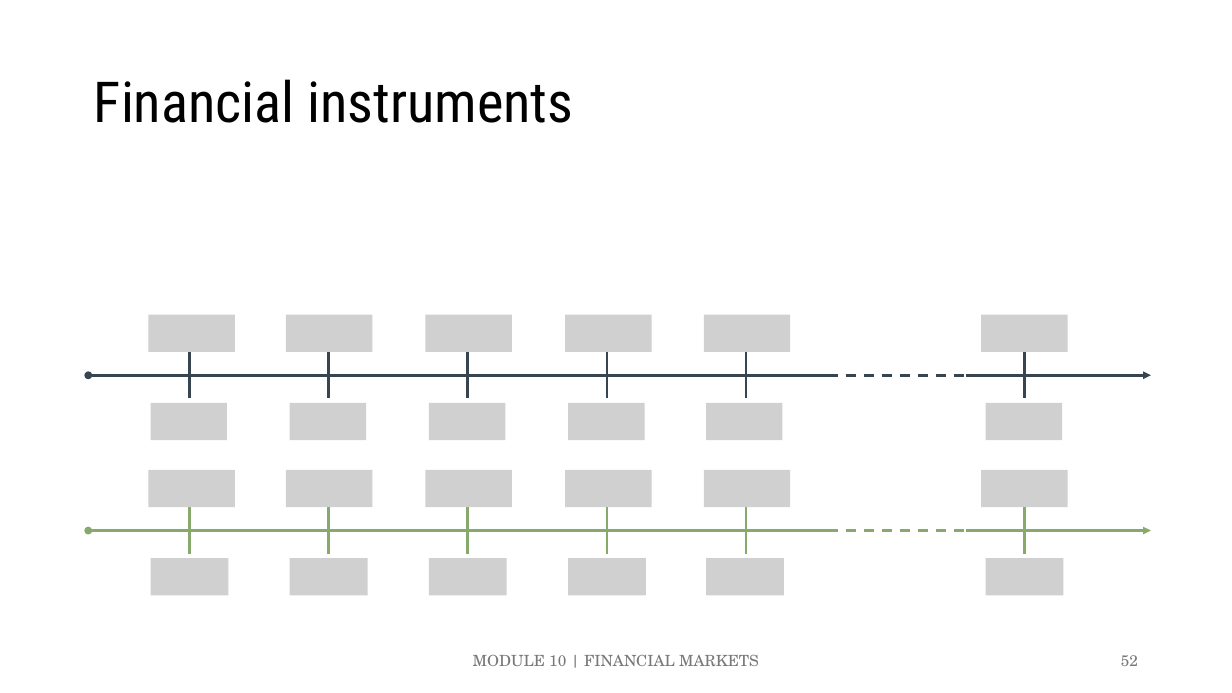
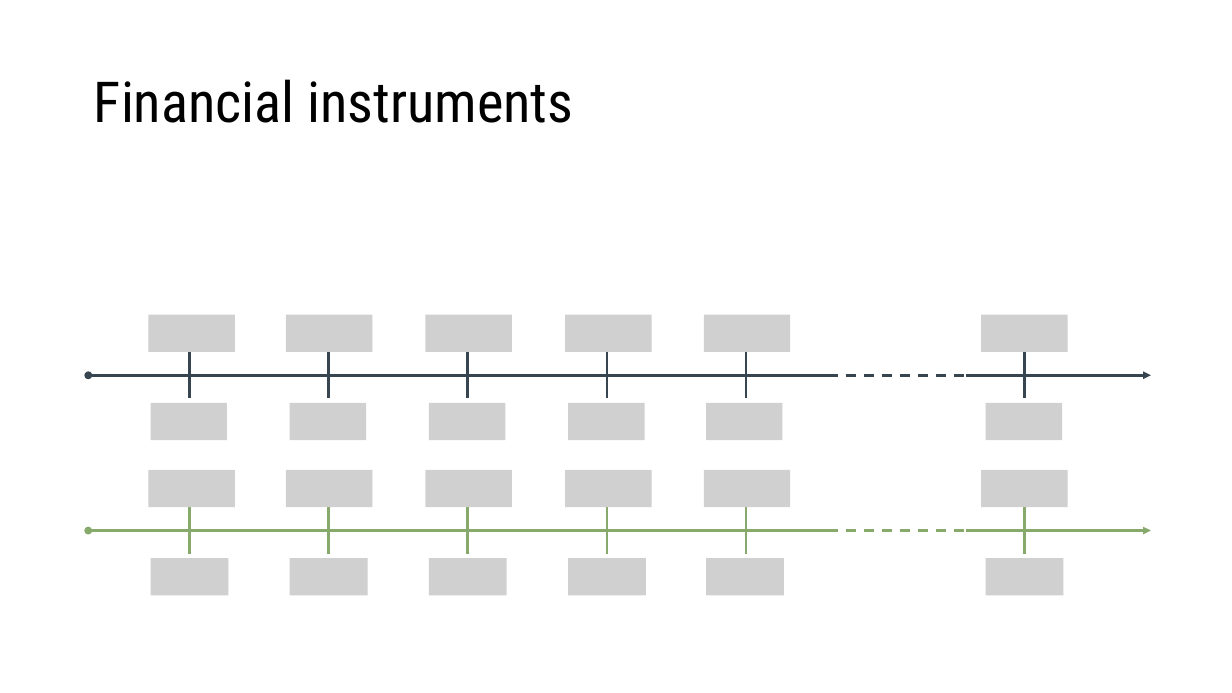
Before and after one commit to ncachanosky/ECON-3320-online, a slide deck: slide 52 of figures/figures.pptx. Drawn at 1232x693 pixels with LibreOffice and Linux fonts; fonts in the diff are those of the drawing; grey boxes stand for pictures. Boxes give left, top, right and bottom in pixels: in the first picture for what was removed or moved away, otherwise in the second. Text is boxed around its words. In the diff, an @@ line names an element or a change of style, - is before the commit and + after.

```diff
--- a/figures/figures.pptx
+++ b/figures/figures.pptx
@@ text removed at (473, 654, 759, 666) @@
-MODULE 10 | FINANCIAL MARKETS
@@ page number removed at (1121, 655, 1138, 666) @@
-52
```
Also in this commit, not shown: 2 other slides changed, 9 slides added, 2 slides removed, 28 other files.
